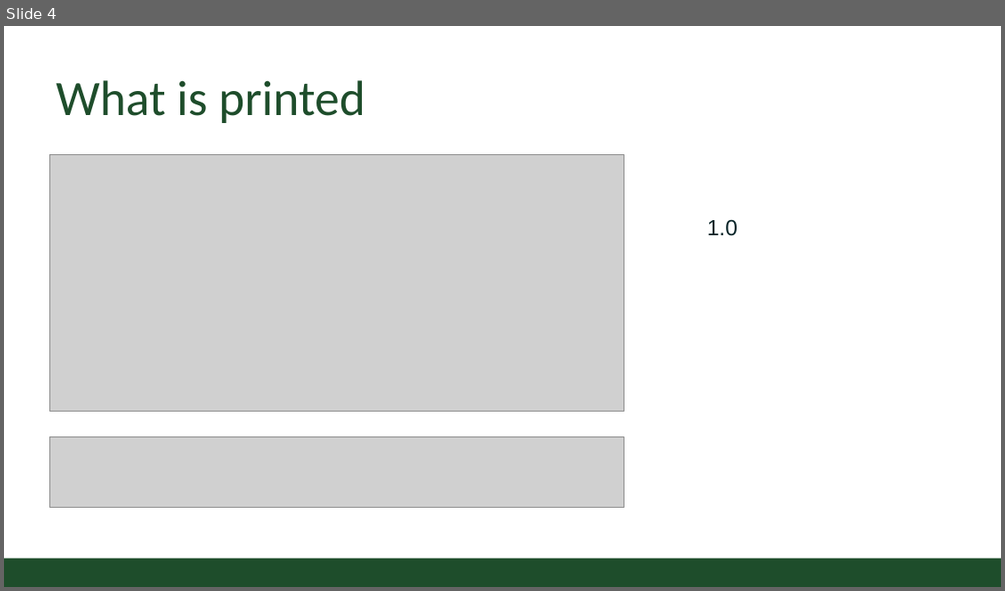
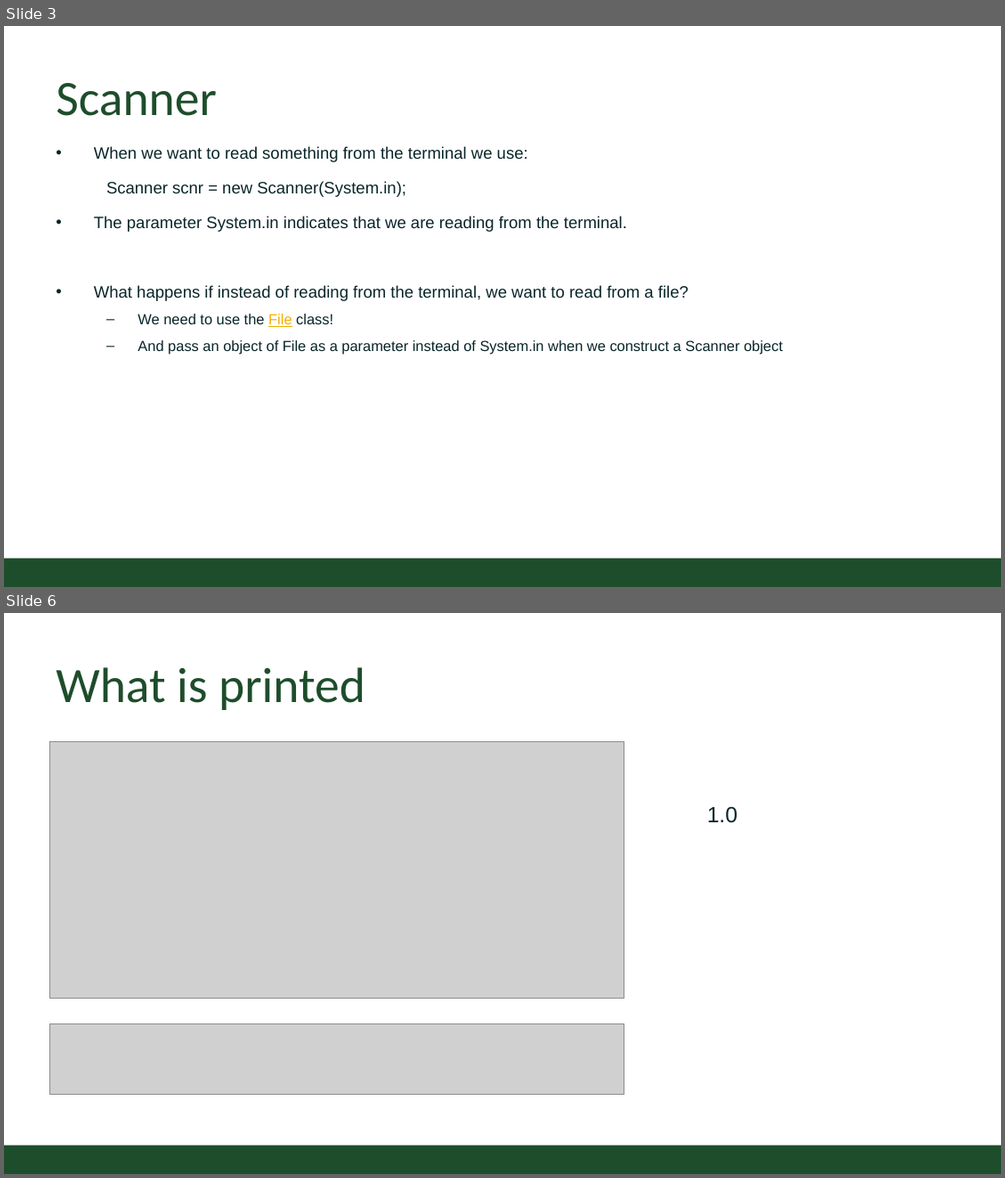
Before and after one commit to CSU-CompSci-CS163-4/Handouts, a slide deck: slides/On-Campus/07_02_FileInput.pptx. Shown one above the other, each under a label of ours: slide 4 before the commit, slides 3 and 6 after it; the slides between them are not shown. The pictures are 1005x591 and 1005x1178 pixels, drawn with LibreOffice and Linux fonts; fonts in the diff are those of the drawing; grey boxes stand for pictures; background and template pictures are left out. Boxes give left, top, right and bottom in pixels: in the first picture for what was removed or moved away, otherwise in the second. Text is boxed around its words. In the diff, an @@ line names an element or a change of style, - is before the commit and + after.

Commit message:
Added Announcements, one slide on Scanner and Code Along practice at the end
Added Announcements, one slide on Scanner and Code Along practice at the end

```diff
--- a/slides/On-Campus/07_02_FileInput.pptx
+++ b/slides/On-Campus/07_02_FileInput.pptx
@@ slide 3 added at (x1=4, y1=26, x2=1001, y2=587), background #FFFFFF; not listed: 1 template element that a slide beside it also shows @@
@@ title added at (x1=56, y1=83, x2=217, y2=116), 54 pt, text #1E4D2B @@
+Scanner
@@ text added at (x1=94, y1=146, x2=783, y2=354), 18 pt, text #092529 @@
+• When we want to read something from the terminal we use:
+Scanner scnr = new Scanner(System.in);
+• The parameter System.in indicates that we are reading from the terminal.
+• What happens if instead of reading from the terminal, we want to read from a file?
+  – We need to use the File class!
+  – And pass an object of File as a parameter instead of System.in when we construct a Scanner object
@@ what was slide 4 is now slide 6 @@
```
Also in this commit, not shown: 2 slides changed, 2 other slides added.
